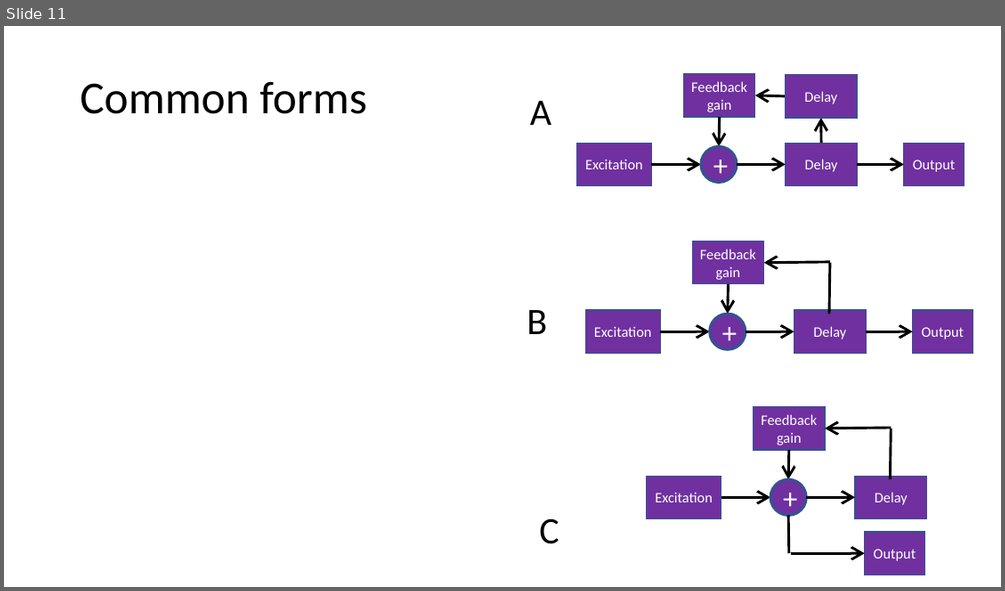
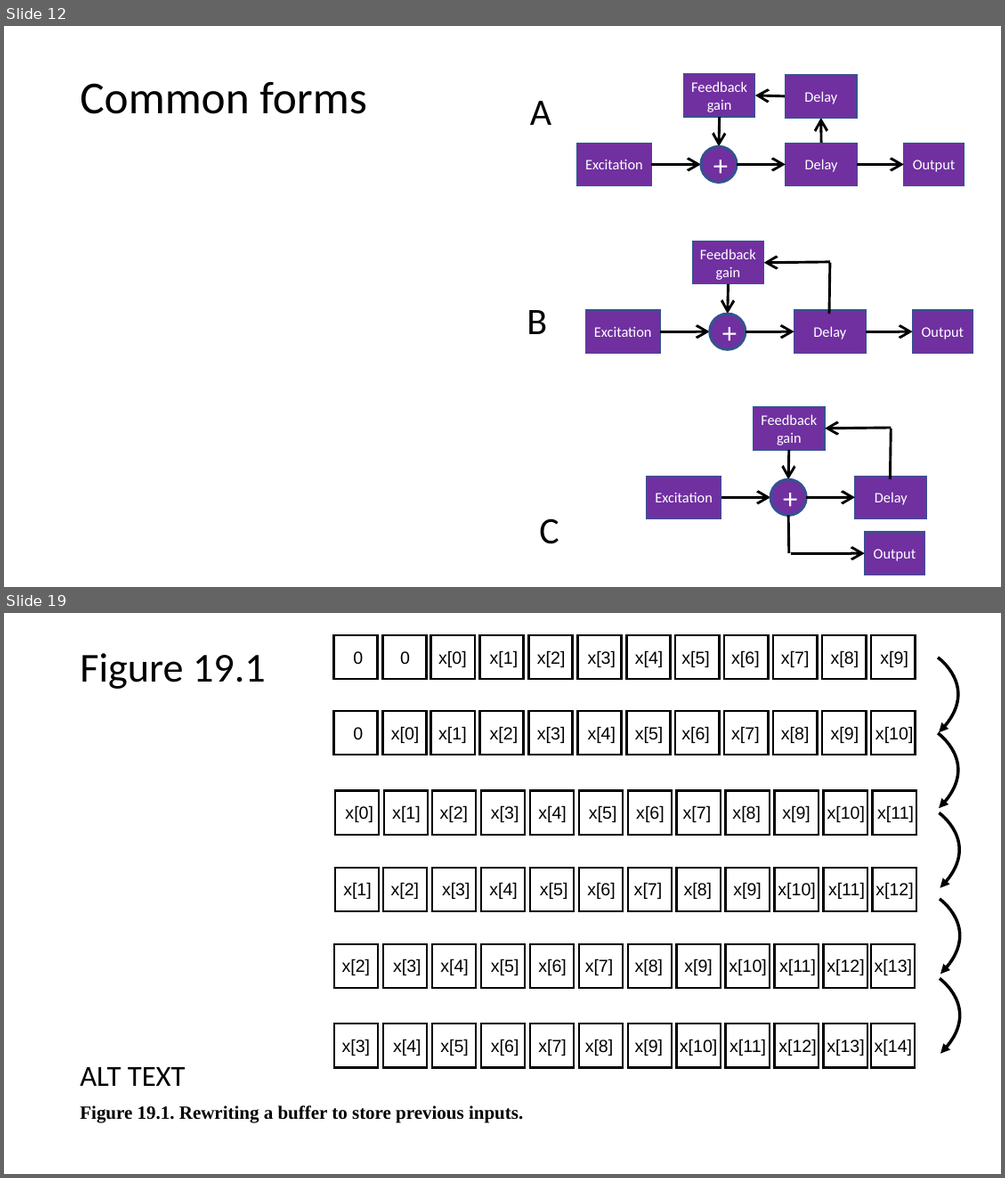
Before and after one commit to joshreiss/digital-waveguides-review, a slide deck: Figures and settings.pptx. Shown one above the other, each under a label of ours: slide 11 before the commit, slides 12 and 19 after it; the slides between them are not shown. The pictures are 1005x591 and 1005x1178 pixels, drawn with LibreOffice and Linux fonts; fonts in the diff are those of the drawing. Boxes give left, top, right and bottom in pixels: in the first picture for what was removed or moved away, otherwise in the second. Text is boxed around its words. In the diff, an @@ line names an element or a change of style, - is before the commit and + after.

```diff
--- a/Figures and settings.pptx
+++ b/Figures and settings.pptx
@@ slide 19 added at (4, 613, 1001, 1174), background #FFFFFF @@
@@ title added at (80, 653, 266, 689), 39.6 pt, text #000000 @@
+Figure 19.1
@@ group added at (334, 635, 960, 1068): 72 rectangles, 72 texts, 5 freeform shapes @@
+x[1]
+x[2]
+x[3]
+x[4]
+x[5]
+x[6]
+x[7]
+x[8]
+x[9]
+x[10]
+x[11]
+x[12]
+x[2]
+x[3]
+x[4]
+x[5]
+x[6]
+x[7]
+x[8]
+x[9]
+x[10]
+x[11]
+x[12]
+x[13]
+x[0]
+x[1]
+x[2]
+x[3]
+x[4]
+x[5]
+x[6]
+x[7]
+x[8]
+x[9]
+x[10]
+x[11]
+x[3]
+x[4]
+x[5]
+x[6]
+x[7]
+x[8]
+x[9]
+x[10]
+x[11]
+x[12]
+x[13]
+x[14]
+0
+x[0]
+x[1]
+x[2]
+x[3]
+x[4]
+x[5]
+x[6]
+x[7]
+x[8]
+x[9]
+x[10]
+0
+0
+x[0]
+x[1]
+x[2]
+x[3]
+x[4]
+x[5]
+x[6]
+x[7]
+x[8]
+x[9]
@@ text added at (80, 1067, 523, 1123), 18 pt, text #000000, bold @@
+ALT TEXT
+Figure 19.1. Rewriting a buffer to store previous inputs.
@@ what was slide 11 is now slide 12 @@
```
Also in this commit, not shown: 1 slide changed, 7 other slides added, 21 other files.
